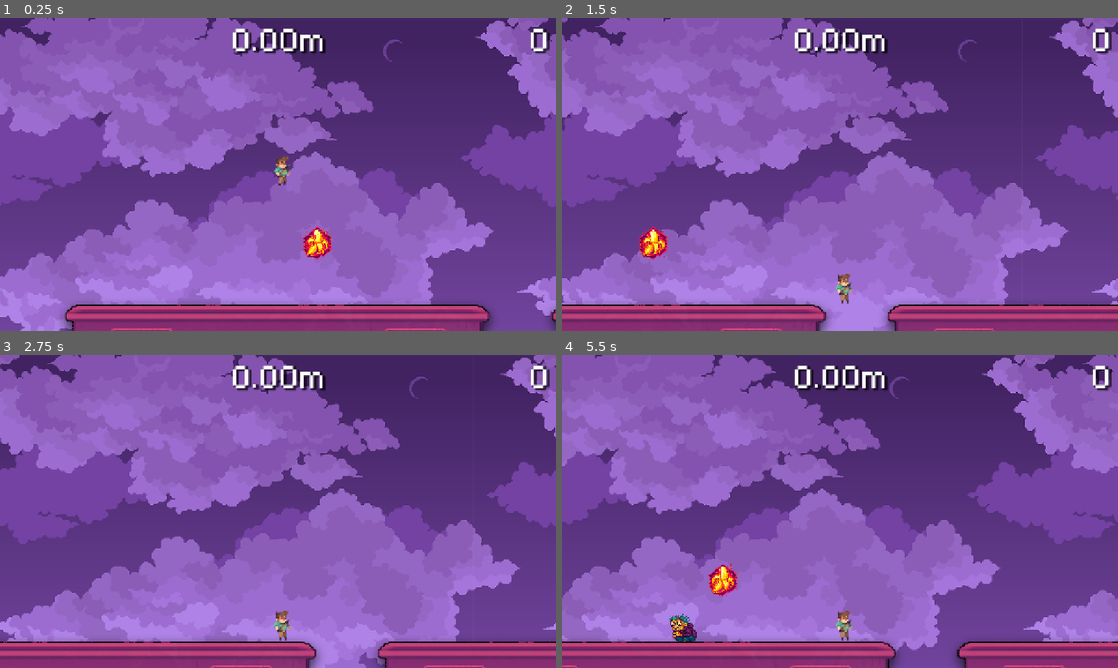
Above: before the commit, frames 1-4 (two rows, left to right).
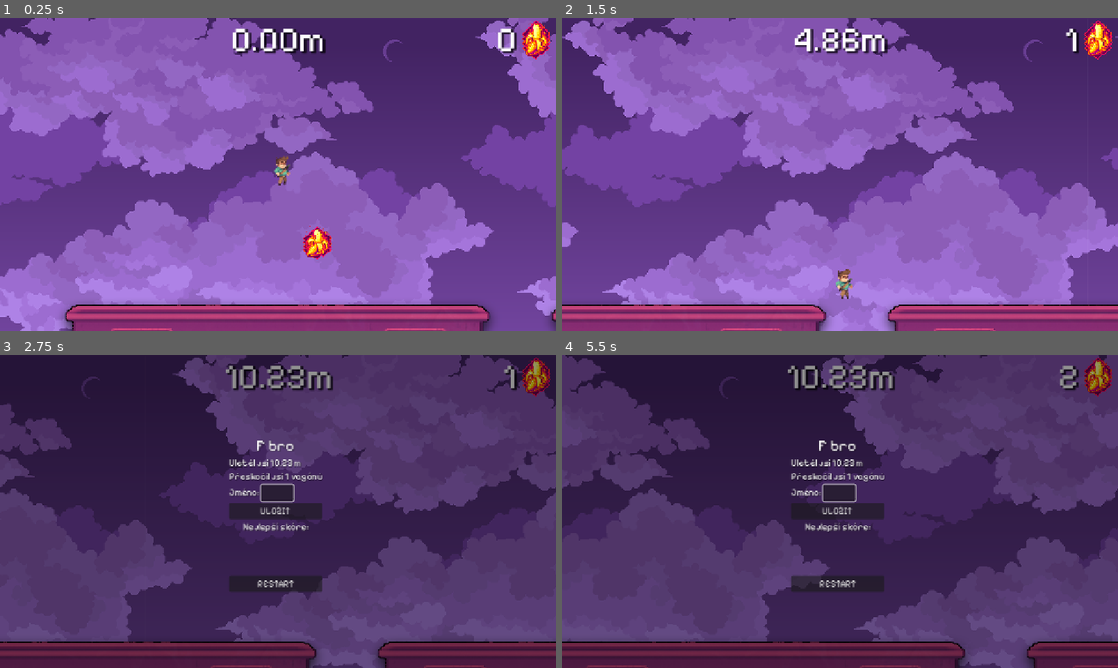
Above: after the commit, the same moments.

Repository: taiiach/BananaExpress
Game: Godot game, scene res://main.tscn
Two runs of this game, one before a commit and one after it. Both use one fixed random seed, a clock stepped at 60 frames per second and the inputs below.
Inputs (mouse positions are in pixels of both pictures, inside the frame that each line leads up to):
- Up to frame 1 (0.25 s): no input
- Up to frame 2 (1.5 s): tap Enter (ui_accept) at 0.5, 0.77 s
- Up to frame 3 (2.75 s): tap Enter (ui_accept) at 1.52 s
- Up to frame 4 (5.5 s): click (840, 583) at 2.75 s, where only the run after the commit has a clickable "RESTART"; tap Enter (ui_accept) at 3.77, 4.52, 5.27 s

The runs differ from the first frame. In frame 1, 0.7% of the frame differs, in the area x 89-99%, y 0-14%; in frame 2, 37%; in frame 3, 82%; in frame 4, 86%, in the area x 0-100%, y 0-100%.
Error before the commit: Parse Error: Used tab character for indentation instead of space as used before in the file. (res://addons/hra/hra.gd:21)

Commit message:
Edit of last changes
Added Banana image next to the curency counter.

Diff:
--- a/main.tscn
+++ b/main.tscn
@@ -223,19 +223,16 @@
 language = "cs"
 
 [node name="BananaLabel" type="Label" parent="UI"]
-offset_right = 1263.0
-offset_bottom = 96.0
+offset_right = 1188.0
+offset_bottom = 107.0
 text = "0"
 label_settings = SubResource("LabelSettings_d13ii")
 horizontal_alignment = 2
 
-[node name="BananaIcon" type="TextureRect" parent="UI"]
-offset_left = 1266.0
-offset_top = 72.0
-offset_right = 1310.0
-offset_bottom = 112.0
+[node name="Sprite2D" type="Sprite2D" parent="UI"]
+position = Vector2(1234, 49)
+scale = Vector2(0.0744629, 0.0744629)
 texture = ExtResource("33_icon")
-stretch_mode = 3
 
 [node name="Background" type="Node2D" parent="."]
 script = ExtResource("3_h2yge")
--- a/ui.gd
+++ b/ui.gd
@@ -7,7 +7,7 @@
 @onready var banana_label: Label = $BananaLabel
 
 func _ready():
-        bananas = Hra.banana_total
+		bananas = Hra.banana_total
 
 func _process(delta):
 		# Tady se distance pouze zobrazuje
@@ -18,11 +18,11 @@
 		distance += amount
 
 func add_banana(amount: int = 1):
-                Hra.add_banana(amount)
-                bananas = Hra.banana_total
+				Hra.add_banana(amount)
+				bananas = Hra.banana_total
 
 func reset_bananas():
-                bananas = Hra.banana_total
+				bananas = Hra.banana_total
 
 func reset_distance():
 	distance = 0.0
Not shown, changed: addons/hra/hra.gd
